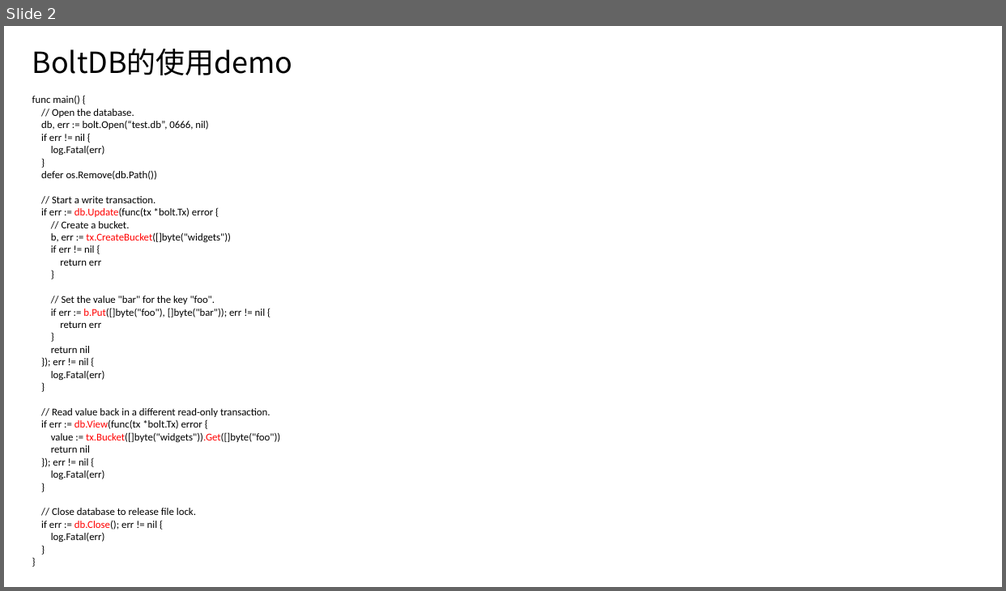
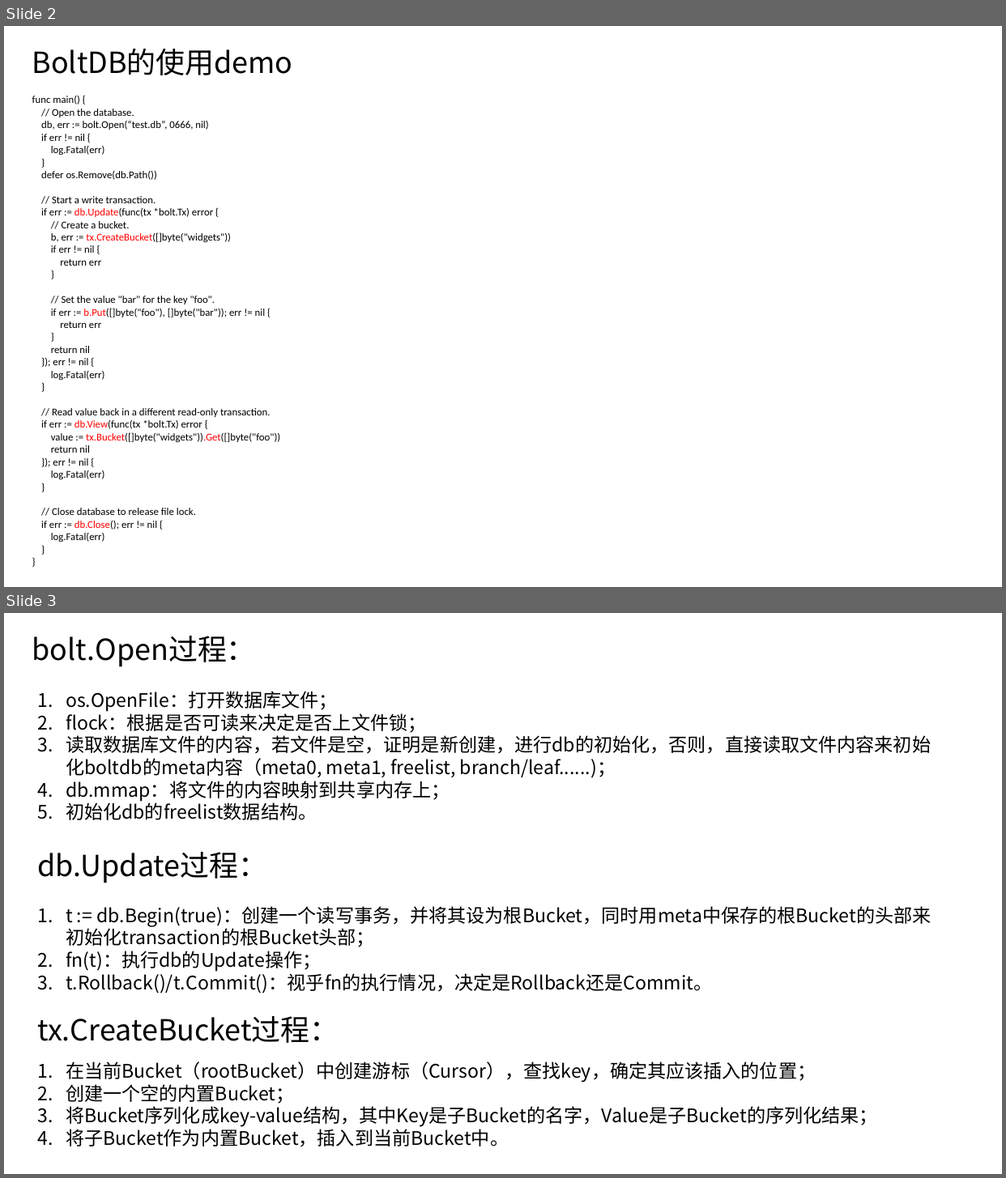
Before and after one commit to sysublackbear/boltdb_analysis, a slide deck: boltdb源码解析.pptx. Shown one above the other, each under a label of ours: slide 2 before the commit, slides 2 and 3 after it. The pictures are 1006x591 and 1006x1178 pixels, drawn with LibreOffice and Linux fonts; fonts in the diff are those of the drawing. Boxes give left, top, right and bottom in pixels: in the first picture for what was removed or moved away, otherwise in the second. Text is boxed around its words. In the diff, an @@ line names an element or a change of style, - is before the commit and + after.

```diff
--- a/boltdb源码解析.pptx
+++ b/boltdb源码解析.pptx
@@ slide 3 added at <box>4,613,1002,1174</box>, background #FFFFFF @@
@@ text added at <box>32,636,256,667</box>, 28 pt, text #000000 @@
+bolt.Open过程：
@@ text added at <box>66,691,931,820</box>, 18 pt, text #000000 @@
+1. os.OpenFile：打开数据库文件；
+2. flock：根据是否可读来决定是否上文件锁；
+3. 读取数据库文件的内容，若文件是空，证明是新创建，进行db的初始化，否则，直接读取文件内容来初始化boltdb的meta内容（meta0, meta1, freelist, branch/leaf......)；
+4. db.mmap：将文件的内容映射到共享内存上；
+5. 初始化db的freelist数据结构。
@@ text added at <box>37,852,267,884</box>, 28 pt, text #000000 @@
+db.Update过程：
@@ text added at <box>66,906,931,994</box>, 18 pt, text #000000 @@
+1. t := db.Begin(true)：创建一个读写事务，并将其设为根Bucket，同时用meta中保存的根Bucket的头部来初始化transaction的根Bucket头部；
+2. fn(t)：执行db的Update操作；
+3. t.Rollback()/t.Commit()：视乎fn的执行情况，决定是Rollback还是Commit。
@@ text added at <box>37,1016,339,1043</box>, 28 pt, text #000000 @@
+tx.CreateBucket过程：
@@ text added at <box>66,1062,878,1148</box>, 18 pt, text #000000 @@
+1. 在当前Bucket（rootBucket）中创建游标（Cursor），查找key，确定其应该插入的位置；
+2. 创建一个空的内置Bucket；
+3. 将Bucket序列化成key-value结构，其中Key是子Bucket的名字，Value是子Bucket的序列化结果；
+4. 将子Bucket作为内置Bucket，插入到当前Bucket中。
```
Also in this commit, not shown: 1 other slide added.
